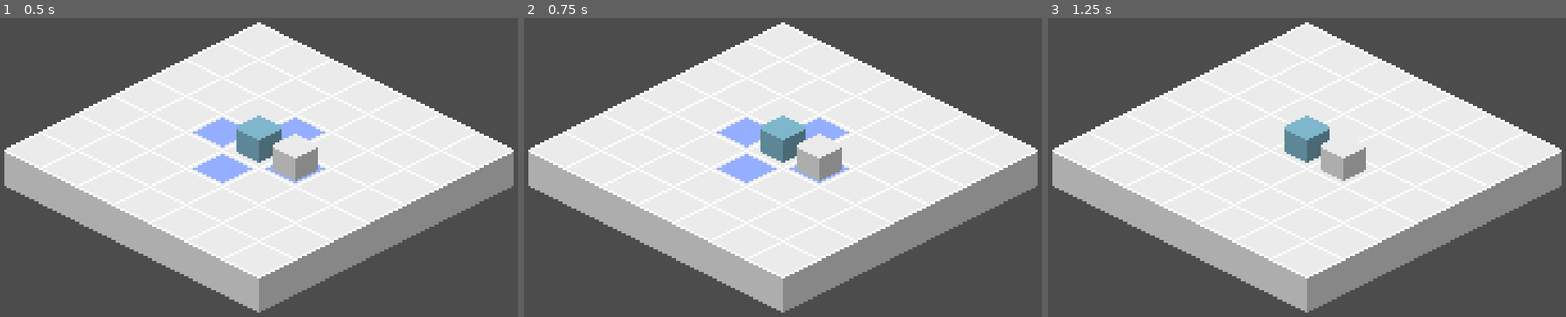
Above: before the commit, frames 1-3 (left to right).
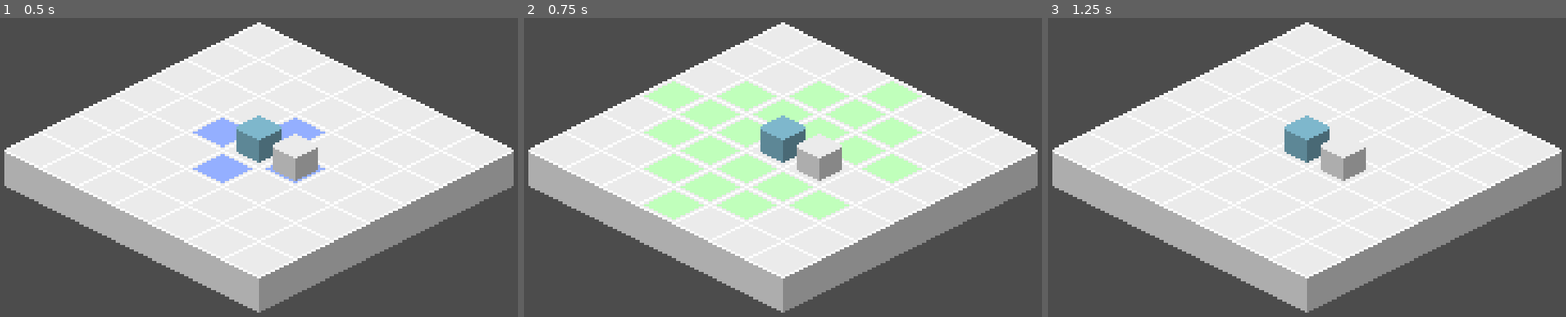
Above: after the commit, the same moments.

Repository: jaytav/godot-test-3
Game: Godot game, scene res://main.tscn
The game is run twice, just before and just after one commit, with the same random seed, the same clock (stepped at 60 frames per second) and the same inputs.
Inputs (mouse positions are in pixels of both pictures, inside the frame that each line leads up to):
- Up to frame 1 (0.5 s): no input
- Up to frame 2 (0.75 s): tap Enter at 0.5 s; move the mouse to (912, 140) at 0.52 s; hold Tab (ui_focus_next) from 0.53 s (still down)
- Up to frame 3 (1.25 s): keep holding Tab (ui_focus_next); tap Space (ui_select) at 0.77 s

Frame 1 is identical in both runs. In frame 2, 11% of the frame differs, in the area x 23-77%, y 21-68%; in frame 3, nothing differs.

Commit message:
add scroll actions function

Diff:
--- a/src/entity/character/player/states/active.gd
+++ b/src/entity/character/player/states/active.gd
@@ -11,3 +11,17 @@
        owner.active_action.do()
     elif event.is_action_pressed("ui_select"):
         owner.end_turn()
+    elif event.is_action_pressed("ui_focus_next"):
+        var active_action: Action = owner.active_action
+        var actions: Array = owner.get_node("Actions").get_children()
+
+        for i in range(actions.size()):
+            if actions[i] == active_action:
+                if actions[i] == actions.back():
+                    owner.active_action = actions.front()
+                else:
+                    owner.active_action = actions[i + 1]
+                break
+
+        owner.active_action.refresh_cells()
+        owner.active_action.draw_cells()
